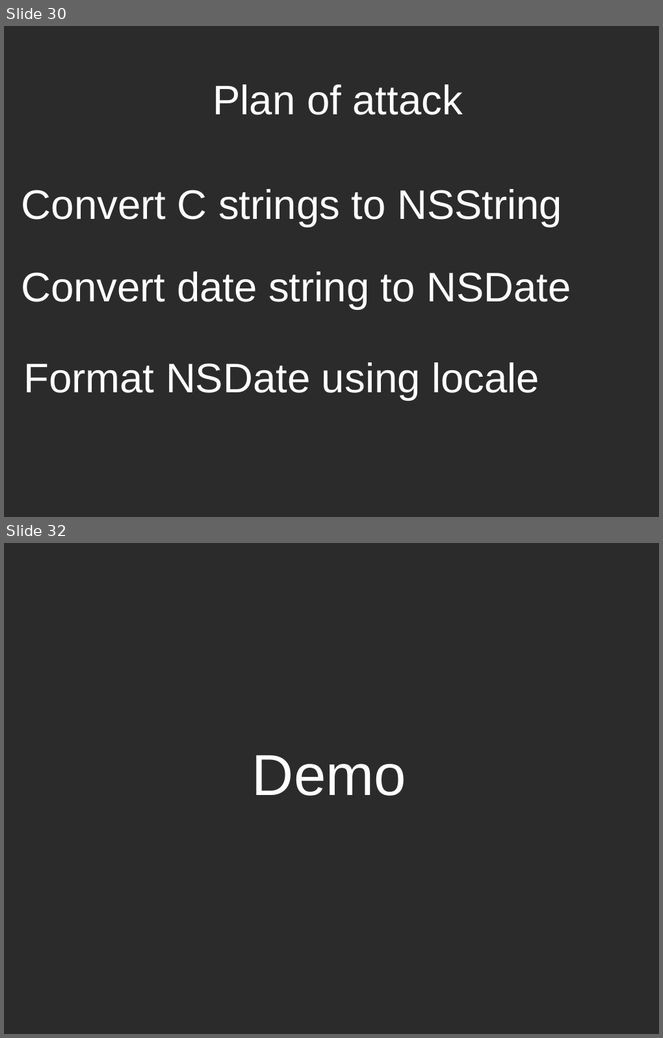
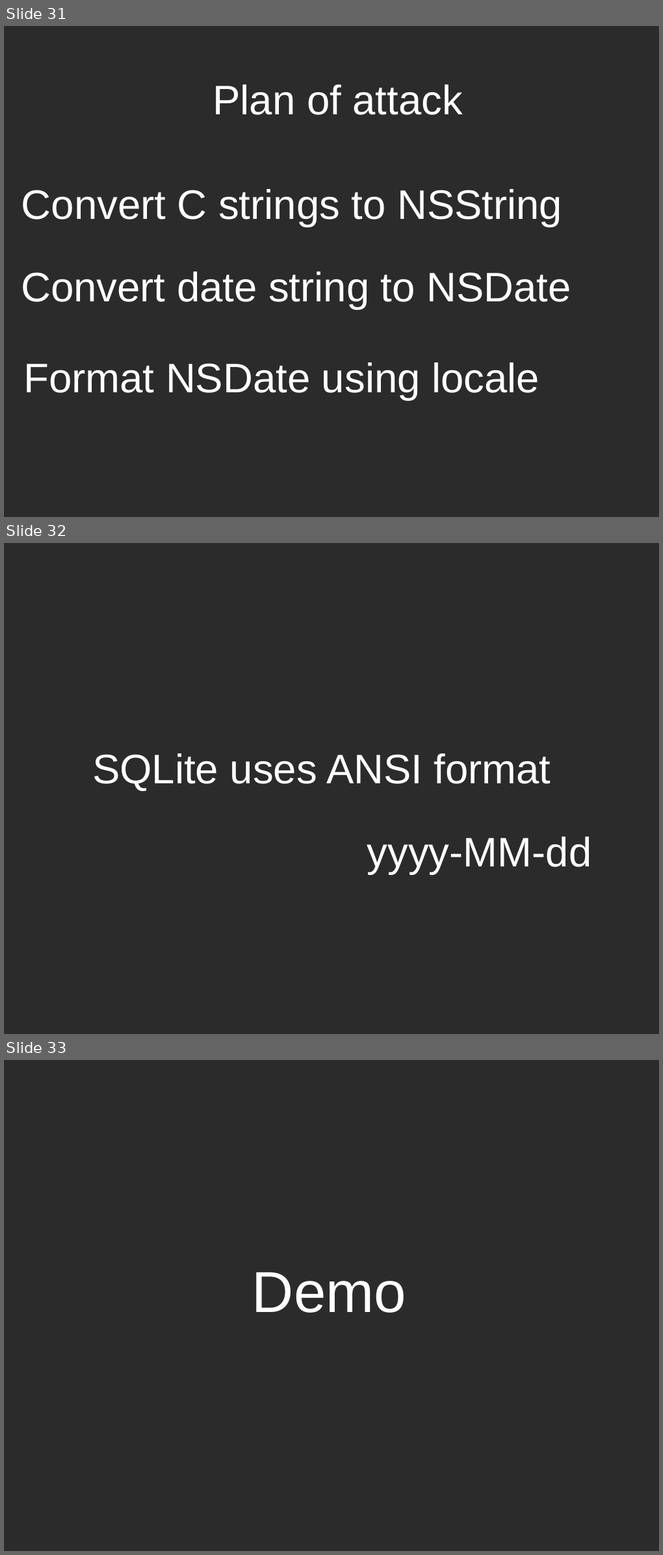
Before and after one commit to dodikk/ESLocale, a slide deck: article/slides/CalendarSqlite.odp. Shown one above the other, each under a label of ours: slides 30 and 32 before the commit, slides 31, 32 and 33 after it; the slides between them are not shown. The pictures are 663x1038 and 663x1555 pixels, drawn with LibreOffice and Linux fonts; fonts in the diff are those of the drawing; background and template pictures are left out; a plain dark background stands for a picture behind light text. Boxes give left, top, right and bottom in pixels: in the first picture for what was removed or moved away, otherwise in the second. Text is boxed around its words. In the diff, an @@ line names an element or a change of style, - is before the commit and + after.

```diff
--- a/article/slides/CalendarSqlite.odp
+++ b/article/slides/CalendarSqlite.odp
@@ slide 32 added at box(4, 543, 659, 1034), background picture (left out) @@
@@ text added at box(92, 754, 551, 791), 50 pt, text #FFFFFF @@
+SQLite uses ANSI format
@@ text added at box(367, 837, 592, 875), 50 pt, text #FFFFFF @@
+yyyy-MM-dd
@@ what was slide 30 is now slide 31 @@
@@ what was slide 32 is now slide 33 @@
```
Also in this commit, not shown: 1 slide changed, 3 other slides added, 3 slides removed, 2 other files.
